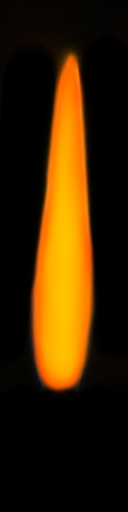
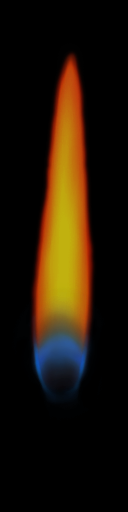
Comparing the layer stacks of the two 128×512 images. Changes:
added group "Details" (overlay, 50%) with 2 layers above "Calque 4" over <box>0,0,128,410</box>
added layer "Calque 5" in group "Details" over <box>33,284,87,373</box>
added layer "Calque 3" in group "Details" over <box>0,0,128,410</box>
added layer "Calque 4" (addition, 4%) above "Base" over <box>12,38,105,410</box>
showed group "Base" (2 layers) over <box>12,286,105,410</box>
painted on "Fond 2" over <box>12,286,105,410</box>
"Light": opacity 100% → 50% over <box>27,38,101,403</box>
added group "Groupe 1" with 3 layers in group "Light" over <box>27,38,101,403</box>
moved "Fond 3" into group "Groupe 1", painted on it over <box>27,38,101,403</box>
painted on "Fond 4" over <box>28,49,97,395</box>
hid "TexturesCom_Flames0001_2_S" over <box>0,0,128,403</box>
